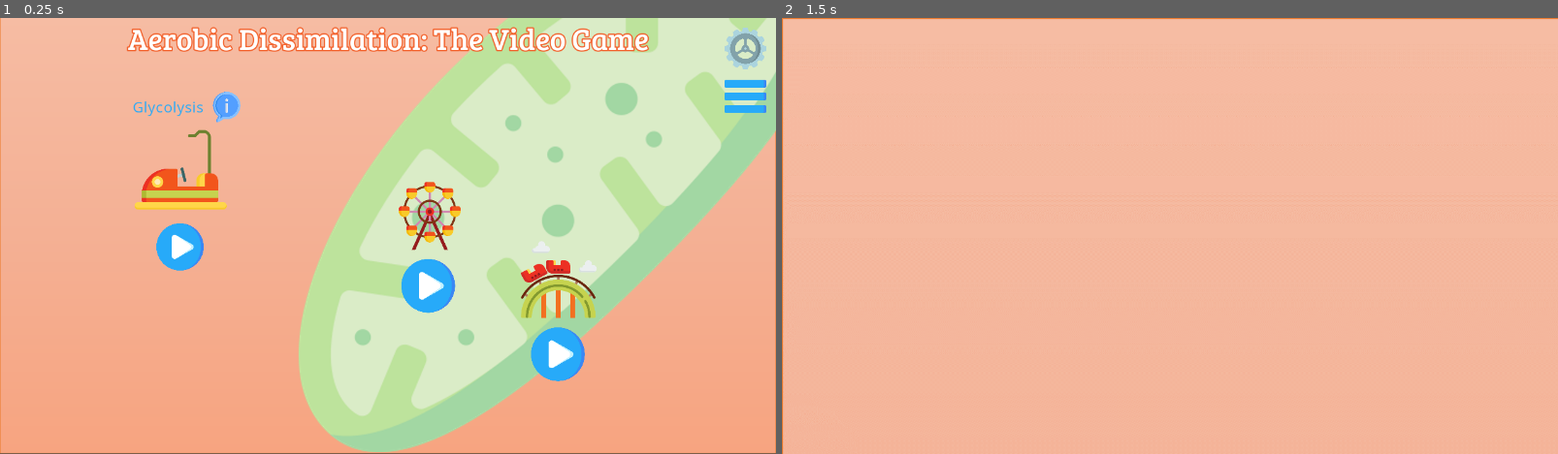
Above: before the commit, frames 1-2 (left to right).
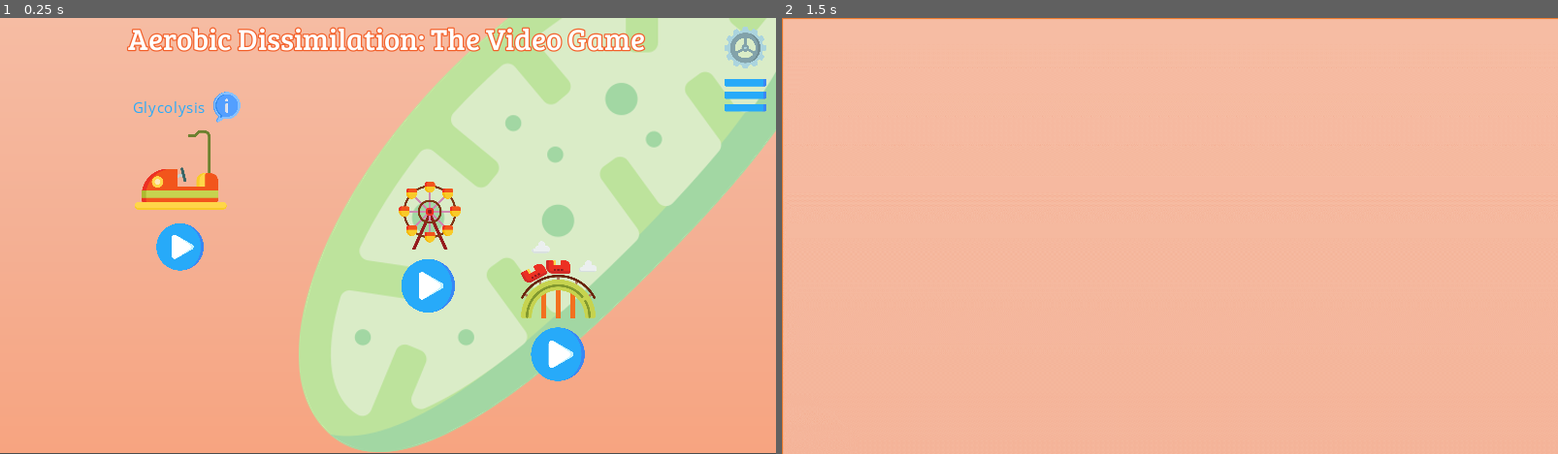
Above: after the commit, the same moments.

Repository: JJWRoeloffs/AerobicDissimilationGame
Game: Godot game, scene res://src/scenes/Main.tscn
The game is run twice, just before and just after one commit, with the same random seed, the same clock (stepped at 60 frames per second) and the same inputs. The project has no main scene, so this scene is started directly.
Inputs (mouse positions are in pixels of both pictures, inside the frame that each line leads up to):
- Up to frame 1 (0.25 s): no input
- Up to frame 2 (1.5 s): click (960, 249) at 0.5 s; tap Enter at 1.25 s; hold D (move_right) from 1.28 s (still down); hold I (open_info) from 1.28 s (still down)

The runs differ from the first frame. In frame 1, 3.0% of the frame differs, in the area x 0-100%, y 0-100%; in frame 2, less than 0.1%.

Commit message:
Add ATP spawning logic

Diff:
--- a/project.godot
+++ b/project.godot
@@ -26,6 +26,8 @@
 
 window/size/width=1280
 window/size/height=720
+window/stretch/mode="2d"
+window/stretch/aspect="keep"
 
 [input]
 
--- /dev/null
+++ b/src/scenes/glycolysis/ATP.gd
@@ -0,0 +1,10 @@
+extends RigidBody2D
+
+export var min_speed: = 150
+export var max_speed: = 250
+
+func _ready() -> void:
+    scale = Vector2(0.25, 0.25)
+
+func _on_screen_exited() -> void:
+    queue_free()
--- /dev/null
+++ b/src/scenes/glycolysis/ATP.tscn
@@ -0,0 +1,26 @@
+[gd_scene load_steps=4 format=2]
+
+[ext_resource path="res://assets/images/atp.png" type="Texture" id=1]
+[ext_resource path="res://src/scenes/glycolysis/ATP.gd" type="Script" id=2]
+
+[sub_resource type="CapsuleShape2D" id=1]
+radius = 98.47
+height = 129.944
+
+[node name="ATP" type="RigidBody2D"]
+scale = Vector2( 0.25, 0.25 )
+gravity_scale = 0.0
+script = ExtResource( 2 )
+
+[node name="atp" type="Sprite" parent="."]
+position = Vector2( 19.8988, 3.58008 )
+texture = ExtResource( 1 )
+
+[node name="CollisionShape2D" type="CollisionShape2D" parent="."]
+rotation = 1.10638
+shape = SubResource( 1 )
+
+[node name="VisibilityNotifier2D" type="VisibilityNotifier2D" parent="."]
+rotation = 0.00932304
+rect = Rect2( -150, -50, 300, 100 )
+[connection signal="screen_exited" from="VisibilityNotifier2D" to="." method="_on_screen_exited"]
--- /dev/null
+++ b/src/scenes/glycolysis/first_part.gd
@@ -0,0 +1,23 @@
+extends Node
+
+export (PackedScene) var spawned_scene
+
+
+func _on_SpawnTimer_timeout() -> void:
+    spawn_entity()
+
+func spawn_entity() -> void:
+    var spawn_location: = $GeneratingPath/SpawnLocation
+    spawn_location.unit_offset = randf()
+
+    var entity = spawned_scene.instance()
+    add_child(entity)
+
+    entity.position = spawn_location.position
+
+    var direction = spawn_location.rotation + PI/2
+    direction += rand_range(-PI/4, PI/4)
+    entity.rotation = direction
+
+    var velocity = Vector2(rand_range(entity.min_speed, entity.max_speed), 0)
+    entity.linear_velocity = velocity.rotated(direction)
--- /dev/null
+++ b/src/scenes/glycolysis/first_part.tscn
@@ -0,0 +1,33 @@
+[gd_scene load_steps=5 format=2]
+
+[ext_resource path="res://assets/images/cell_background.png" type="Texture" id=1]
+[ext_resource path="res://src/scenes/glycolysis/first_part.gd" type="Script" id=2]
+[ext_resource path="res://src/scenes/glycolysis/ATP.tscn" type="PackedScene" id=3]
+
+[sub_resource type="Curve2D" id=1]
+_data = {
+"points": PoolVector2Array( 0, 0, 0, 0, 0, 0, 0, 0, 0, 0, 1280, 0, 0, 0, 0, 0, 1280, 720, 0, 0, 0, 0, 0, 720, 0, 0, 0, 0, 0, 0 )
+}
+
+[node name="first_part" type="Node"]
+script = ExtResource( 2 )
+spawned_scene = ExtResource( 3 )
+
+[node name="cell_background" type="TextureRect" parent="."]
+anchor_right = 1.0
+anchor_bottom = 1.0
+rect_rotation = -0.0210085
+texture = ExtResource( 1 )
+__meta__ = {
+"_edit_use_anchors_": false
+}
+
+[node name="GeneratingPath" type="Path2D" parent="."]
+curve = SubResource( 1 )
+
+[node name="SpawnLocation" type="PathFollow2D" parent="GeneratingPath"]
+
+[node name="SpawnTimer" type="Timer" parent="."]
+wait_time = 3.0
+autostart = true
+[connection signal="timeout" from="SpawnTimer" to="." method="_on_SpawnTimer_timeout"]
